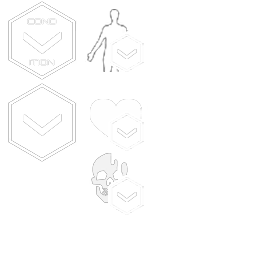
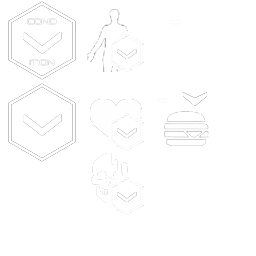
The second 256×256 image is a revision of the first. Changes to its layers:
added layer "Layer 28" above "Line 1 copy" over 164, 111, 209, 146
added layer "Line 1 copy" above "Line 1" over 158, 98, 182, 145
added layer "Line 1" above "Layer 19 copy" over 170, 19, 182, 25
added layer "Layer 19 copy" above "Layer 23" over 183, 92, 207, 106
painted on "Layer 14" over 87, 9, 127, 72
painted on "Layer 18" over 91, 153, 128, 203
